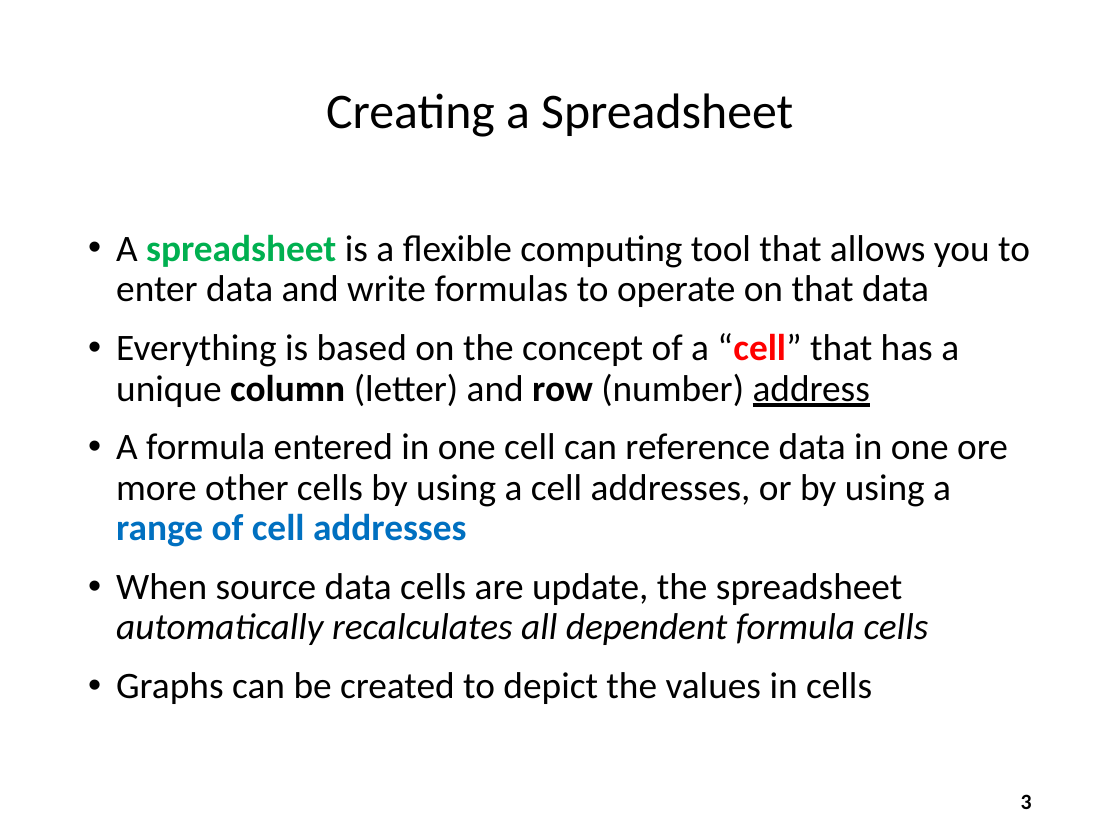
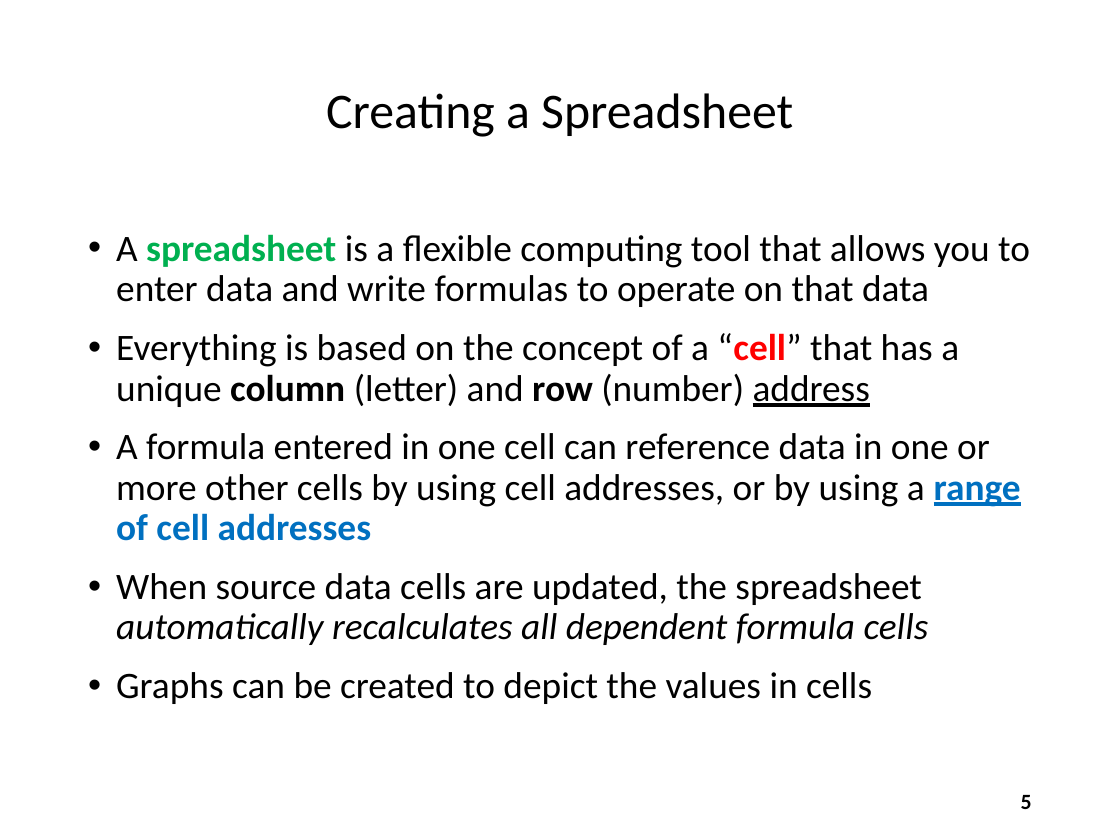
Before and after one commit to dbiersach/scicomp301-cpp-linux, a slide deck: slide 5 of session23/Session 23 - Difference Tables, Least Squares.pptx (slide 3 before the commit). Drawn at 1120x840 pixels with LibreOffice and Linux fonts; fonts in the diff are those of the drawing. Boxes give left, top, right and bottom in pixels: in the first picture for what was removed or moved away, otherwise in the second. Text is boxed around its words. In the diff, an @@ line names an element or a change of style, - is before the commit and + after.

```diff
--- a/session23/Session 23 - Difference Tables, Least Squares.pptx
+++ b/session23/Session 23 - Difference Tables, Least Squares.pptx
@@ text at [116, 433, 1021, 645]: text changed @@
-• A formula entered in one cell can reference data in one ore more other cells by using a cell addresses, or by using a range of cell addresses
-• When source data cells are update, the spreadsheet automatically recalculates all dependent formula cells
+• A formula entered in one cell can reference data in one or more other cells by using cell addresses, or by using a range of cell addresses
+• When source data cells are updated, the spreadsheet automatically recalculates all dependent formula cells
@@ page number at [1021, 795, 1032, 809]: text changed @@
-3
+5
```
Also in this commit, not shown: 38 other slides changed, 12 slides added, 1 slide removed, 1 other file.
